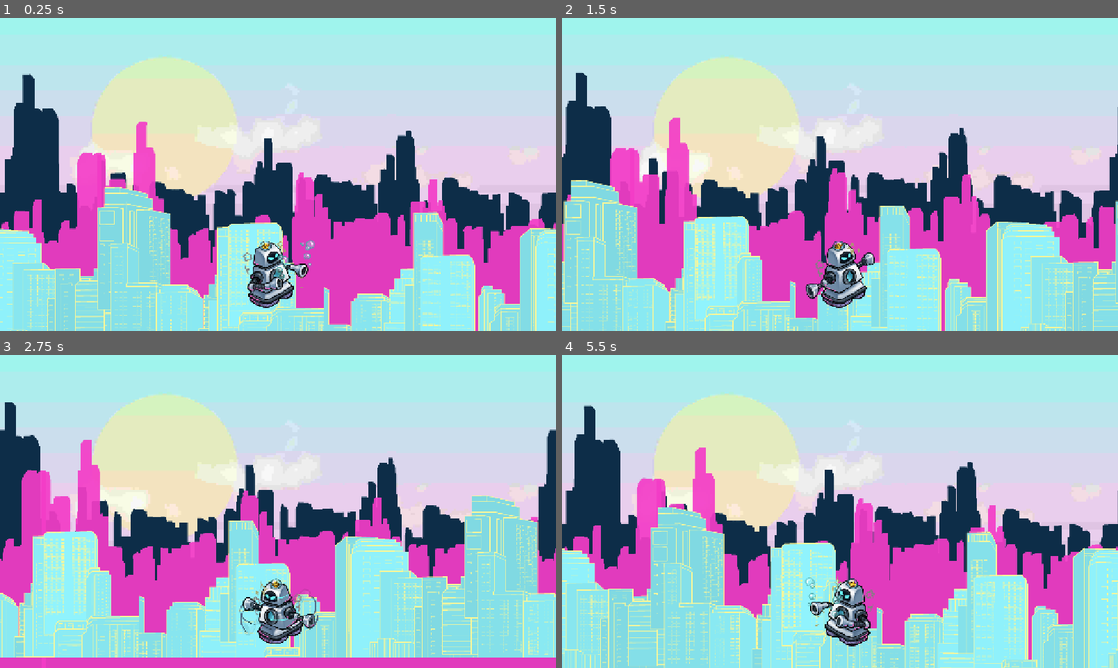
Above: before the commit, frames 1-4 (two rows, left to right).
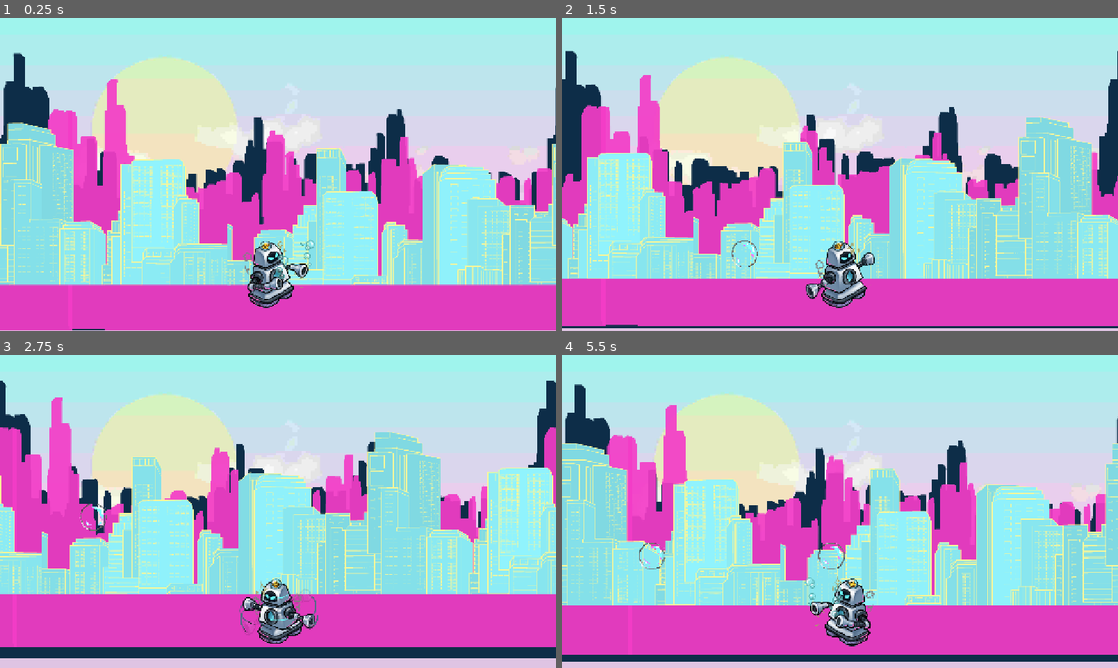
Above: after the commit, the same moments.

Repository: asdrome/bubbletron
Game: Godot game, scene res://Escenas/Dia.tscn
Same seed, same stepped clock (60 frames per second), same inputs: the game is played once before the commit and once after it.
Inputs (mouse positions are in pixels of both pictures, inside the frame that each line leads up to):
- Up to frame 1 (0.25 s): no input
- Up to frame 2 (1.5 s): move the mouse to (962, 158) at 0.52 s; press the mouse at (962, 158) at 0.53 s; hold D (right) 0.53-1.28 s; move the mouse to (728, 190) at 1.27 s; release the mouse at (728, 190) at 1.28 s; hold S (down) from 1.28 s (still down); tap Space (spin) at 1.35 s
- Up to frame 3 (2.75 s): click (166, 527) at 1.55 s; move the mouse to (333, 442) at 2.02 s; release S (down) at 2.03 s; press the mouse at (333, 442) at 2.03 s; hold D (right) from 2.03 s (still down)
- Up to frame 4 (5.5 s): move the mouse to (812, 574) at 2.77 s; release D (right) at 2.78 s; release the mouse at (812, 574) at 2.78 s; hold W (up) 2.78-3.53 s; click (812, 574) at 2.85 s; move the mouse to (1006, 558) at 3.52 s; hold Space (spin) 3.53-4.28 s; hold A (left) 3.53-5.03 s; click (1006, 558) at 3.8 s; move the mouse to (673, 464) at 4.27 s; click (673, 464) at 4.35 s; move the mouse to (867, 511) at 5.02 s; press the mouse at (867, 511) at 5.03 s; hold S (down) from 5.03 s (still down)

The runs differ from the first frame. In frame 1, 50% of the frame differs, in the area x 0-100%, y 11-100%; in frame 2, 51%; in frame 3, 56%, in the area x 0-100%, y 8-100%; in frame 4, 54%.

Commit message:
Añadido el proyectil de burbuja

Diff:
--- a/Escenas/Dia.tscn
+++ b/Escenas/Dia.tscn
@@ -9,7 +9,7 @@
 [node name="Dia" type="Node2D"]
 
 [node name="CharacterBody2D" parent="." instance=ExtResource("1_37t85")]
-position = Vector2(-104, 120)
+position = Vector2(119, 610)
 
 [node name="ParallaxBackground" type="ParallaxBackground" parent="."]
 
--- a/Escenas/bubble_bot.gd
+++ b/Escenas/bubble_bot.gd
@@ -3,6 +3,8 @@
 @export var speed = 300
 @onready var sprite : Sprite2D
 @onready var animation_player = $AnimationPlayer
+
+const PROJECTILE = preload("res://Escenas/disparo_burbuja.tscn")
 
 func _ready() -> void:
 	sprite = $Sprite2D
@@ -24,6 +26,11 @@
 func _input(event):
 	if event.is_action_pressed("spin"):
 		animation_player.play("spin")
+	elif event.is_action_pressed("shoot"):
+		var new_projectile = PROJECTILE.instantiate()
+		new_projectile.movement_vector = velocity.normalized()
+		new_projectile.global_position = global_position
+		add_sibling(new_projectile)
 
 func _on_animation_player_animation_finished(anim_name: StringName) -> void:
 	animation_player.play("Idle")
--- /dev/null
+++ b/Escenas/disparo_burbuja.gd
@@ -0,0 +1,7 @@
+extends Area2D
+
+@export var speed = 1000
+@export var movement_vector : Vector2 = Vector2.RIGHT
+
+func _physics_process(delta: float) -> void:
+	translate(movement_vector * speed * delta)
--- /dev/null
+++ b/Escenas/disparo_burbuja.tscn
@@ -0,0 +1,17 @@
+[gd_scene load_steps=4 format=3 uid="uid://cqb0qxjxngyx6"]
+
+[ext_resource type="Texture2D" uid="uid://b7shng1ny16q" path="res://Assets/Personajes/Burbuja.png" id="1_p4n00"]
+[ext_resource type="Script" uid="uid://dne5egkfbvql5" path="res://Escenas/disparo_burbuja.gd" id="1_s5f7f"]
+
+[sub_resource type="CircleShape2D" id="CircleShape2D_p4n00"]
+radius = 31.4006
+
+[node name="Disparo Burbuja" type="Area2D"]
+script = ExtResource("1_s5f7f")
+
+[node name="CollisionShape2D" type="CollisionShape2D" parent="."]
+shape = SubResource("CircleShape2D_p4n00")
+
+[node name="Sprite2D" type="Sprite2D" parent="."]
+texture_filter = 1
+texture = ExtResource("1_p4n00")
--- a/project.godot
+++ b/project.godot
@@ -52,6 +52,12 @@
 "events": [Object(InputEventKey,"resource_local_to_scene":false,"resource_name":"","device":-1,"window_id":0,"alt_press …(191 unchanged characters)…
 ]
 }
+shoot={
+"deadzone": 0.2,
+"events": [Object(InputEventMouseButton,"resource_local_to_scene":false,"resource_name":"","device":-1,"window_id":0,"alt_pressed":false,"shift_pressed":false,"ctrl_pressed":false,"meta_pressed":false,"button_mask":0,"position":Vector2(0, 0),"global_position":Vector2(0, 0),"factor":1.0,"button_index":1,"canceled":false,"pressed":false,"double_click":false,"script":null)
+, Object(InputEventKey,"resource_local_to_scene":false,"resource_name":"","device":-1,"window_id":0,"alt_pressed":false,"shift_pressed":false,"ctrl_pressed":false,"meta_pressed":false,"pressed":false,"keycode":0,"physical_keycode":4194325,"key_label":0,"unicode":0,"location":0,"echo":false,"script":null)
+]
+}
 
 [layer_names]
 
Binary file added: Assets/Personajes/Burbuja.png
Not shown, added: Assets/Personajes/Burbuja.png.import
Not shown, added: Escenas/disparo_burbuja.gd.uid
